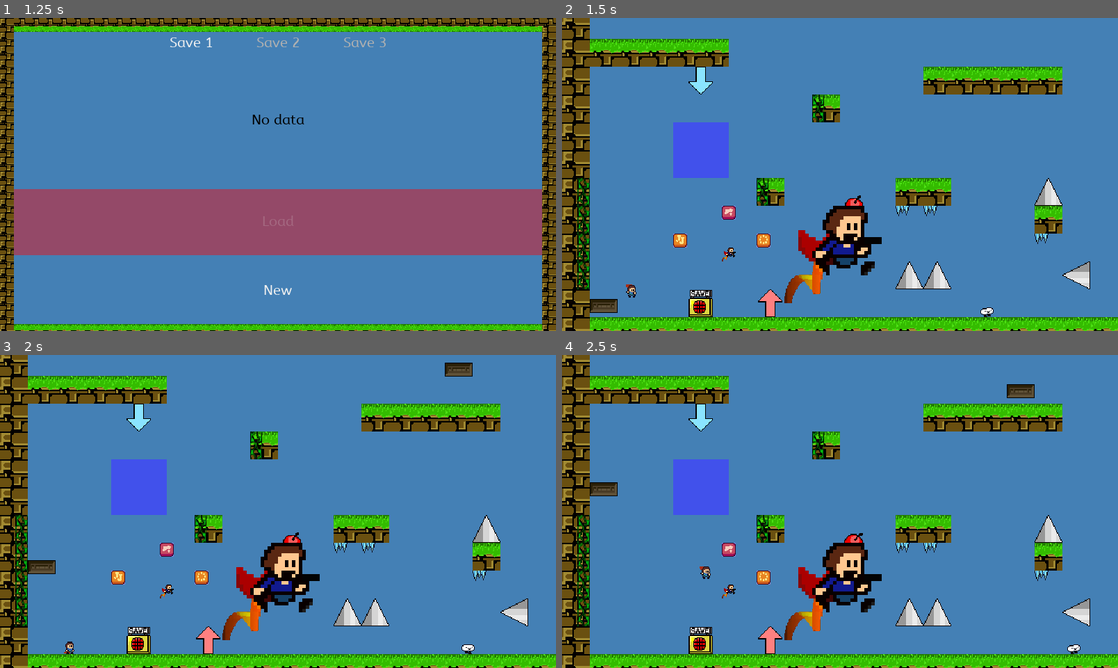
Above: before the commit, frames 1-4 (two rows, left to right).
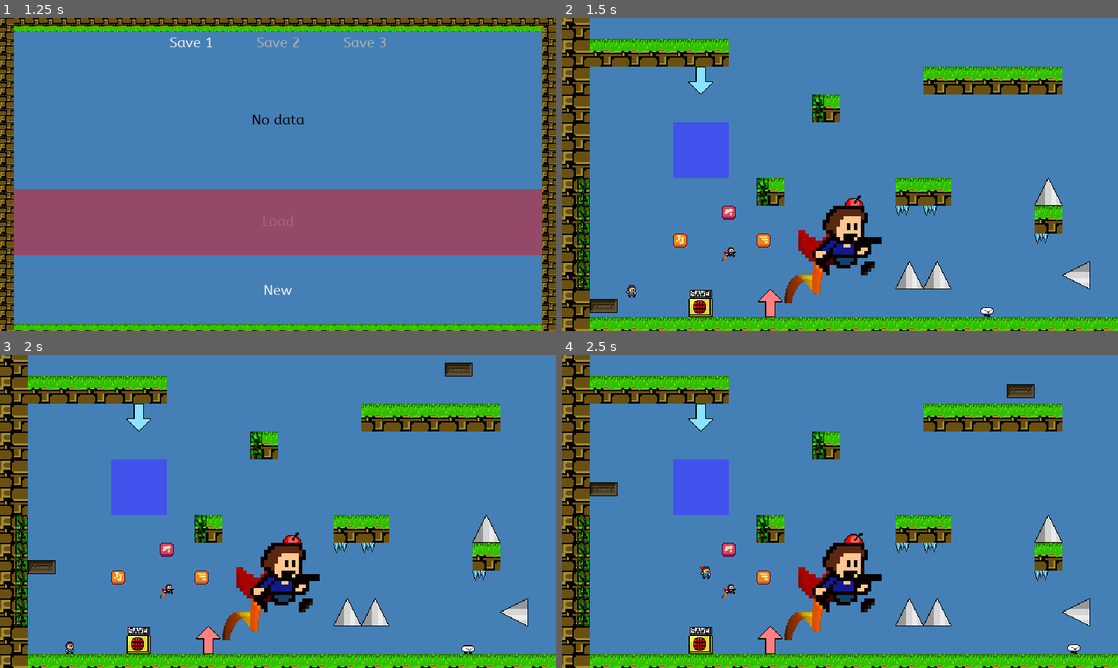
Above: after the commit, the same moments.

Repository: Smartkin/i-wanna-go-through-time-game-jam-edition
Game: Godot game, scene res://Rooms/Title.tscn
The game is run twice, just before and just after one commit, with the same random seed, the same clock (stepped at 60 frames per second) and the same inputs. Sound files missing from this copy of the repository are replaced by a short silence.
Inputs (mouse positions are in pixels of both pictures, inside the frame that each line leads up to):
- Up to frame 1 (1.25 s): click "Start Game" at 0.5 s
- Up to frame 2 (1.5 s): click "New" at 1.25 s
- Up to frame 3 (2 s): no input
- Up to frame 4 (2.5 s): tap Enter at 2 s; move the mouse to (962, 495) at 2.02 s; hold Right (right) from 2.03 s (still down); hold Shift (jump) from 2.03 s (still down); click (962, 495) at 2.17 s

Frame 1 is identical in both runs. In frame 2, less than 0.1% of the frame differs, in the area x 11-78%, y 69-96%; in frame 3, less than 0.1%, in the area x 11-86%, y 69-96%; in frame 4, less than 0.1%.

Commit message:
Have player change sprites depending on having double jump and shoot abilities

Diff:
--- a/Objects/Enemies/Goomba.tscn
+++ b/Objects/Enemies/Goomba.tscn
@@ -106,7 +106,6 @@
 position = Vector2( 8, 8 )
 frames = SubResource( 10 )
 animation = "walk"
-frame = 2
 playing = true
 
 [node name="Hitbox" type="Area2D" parent="."]
--- a/Objects/Player/Player.tscn
+++ b/Objects/Player/Player.tscn
@@ -11,6 +11,10 @@
 [ext_resource path="res://Sprites/Player/chibi_player_run.png" type="Texture" id=9]
 [ext_resource path="res://Sprites/Player/chibi_player_idle.png" type="Texture" id=10]
 [ext_resource path="res://Scripts/Player/Hurtbox.gd" type="Script" id=11]
+[ext_resource path="res://Sprites/Player/chibi_player_fall_vanilla.png" type="Texture" id=12]
+[ext_resource path="res://Sprites/Player/chibi_player_run_vanilla.png" type="Texture" id=13]
+[ext_resource path="res://Sprites/Player/chibi_player_jump_vanilla.png" type="Texture" id=14]
+[ext_resource path="res://Sprites/Player/chibi_player_idle_vanilla.png" type="Texture" id=15]
 
 [sub_resource type="AtlasTexture" id=21]
 atlas = ExtResource( 4 )
@@ -28,6 +32,14 @@
 atlas = ExtResource( 7 )
 region = Rect2( 16, 0, 16, 16 )
 
+[sub_resource type="AtlasTexture" id=69]
+atlas = ExtResource( 12 )
+region = Rect2( 0, 0, 16, 16 )
+
+[sub_resource type="AtlasTexture" id=70]
+atlas = ExtResource( 12 )
+region = Rect2( 16, 0, 16, 16 )
+
 [sub_resource type="AtlasTexture" id=23]
 atlas = ExtResource( 1 )
 region = Rect2( 0, 0, 16, 16 )
@@ -122,6 +134,54 @@
 
 [sub_resource type="AtlasTexture" id=58]
 atlas = ExtResource( 10 )
+region = Rect2( 176, 0, 16, 16 )
+
+[sub_resource type="AtlasTexture" id=71]
+atlas = ExtResource( 15 )
+region = Rect2( 0, 0, 16, 16 )
+
+[sub_resource type="AtlasTexture" id=72]
+atlas = ExtResource( 15 )
+region = Rect2( 16, 0, 16, 16 )
+
+[sub_resource type="AtlasTexture" id=73]
+atlas = ExtResource( 15 )
+region = Rect2( 32, 0, 16, 16 )
+
+[sub_resource type="AtlasTexture" id=74]
+atlas = ExtResource( 15 )
+region = Rect2( 48, 0, 16, 16 )
+
+[sub_resource type="AtlasTexture" id=75]
+atlas = ExtResource( 15 )
+region = Rect2( 64, 0, 16, 16 )
+
+[sub_resource type="AtlasTexture" id=76]
+atlas = ExtResource( 15 )
+region = Rect2( 80, 0, 16, 16 )
+
+[sub_resource type="AtlasTexture" id=77]
+atlas = ExtResource( 15 )
+region = Rect2( 96, 0, 16, 16 )
+
+[sub_resource type="AtlasTexture" id=78]
+atlas = ExtResource( 15 )
+region = Rect2( 112, 0, 16, 16 )
+
+[sub_resource type="AtlasTexture" id=79]
+atlas = ExtResource( 15 )
+region = Rect2( 128, 0, 16, 16 )
+
+[sub_resource type="AtlasTexture" id=80]
+atlas = ExtResource( 15 )
+region = Rect2( 144, 0, 16, 16 )
+
+[sub_resource type="AtlasTexture" id=81]
+atlas = ExtResource( 15 )
+region = Rect2( 160, 0, 16, 16 )
+
+[sub_resource type="AtlasTexture" id=82]
+atlas = ExtResource( 15 )
 region = Rect2( 176, 0, 16, 16 )
 
 [sub_resource type="AtlasTexture" id=35]
@@ -140,6 +200,14 @@
 atlas = ExtResource( 8 )
 region = Rect2( 16, 0, 16, 16 )
 
+[sub_resource type="AtlasTexture" id=83]
+atlas = ExtResource( 14 )
+region = Rect2( 0, 0, 16, 16 )
+
+[sub_resource type="AtlasTexture" id=84]
+atlas = ExtResource( 14 )
+region = Rect2( 16, 0, 16, 16 )
+
 [sub_resource type="AtlasTexture" id=37]
 atlas = ExtResource( 5 )
 region = Rect2( 0, 0, 16, 16 )
@@ -202,6 +270,38 @@
 
 [sub_resource type="AtlasTexture" id=68]
 atlas = ExtResource( 9 )
+region = Rect2( 112, 0, 16, 16 )
+
+[sub_resource type="AtlasTexture" id=85]
+atlas = ExtResource( 13 )
+region = Rect2( 0, 0, 16, 16 )
+
+[sub_resource type="AtlasTexture" id=86]
+atlas = ExtResource( 13 )
+region = Rect2( 16, 0, 16, 16 )
+
+[sub_resource type="AtlasTexture" id=87]
+atlas = ExtResource( 13 )
+region = Rect2( 32, 0, 16, 16 )
+
+[sub_resource type="AtlasTexture" id=88]
+atlas = ExtResource( 13 )
+region = Rect2( 48, 0, 16, 16 )
+
+[sub_resource type="AtlasTexture" id=89]
+atlas = ExtResource( 13 )
+region = Rect2( 64, 0, 16, 16 )
+
+[sub_resource type="AtlasTexture" id=90]
+atlas = ExtResource( 13 )
+region = Rect2( 80, 0, 16, 16 )
+
+[sub_resource type="AtlasTexture" id=91]
+atlas = ExtResource( 13 )
+region = Rect2( 96, 0, 16, 16 )
+
+[sub_resource type="AtlasTexture" id=92]
+atlas = ExtResource( 13 )
 region = Rect2( 112, 0, 16, 16 )
 
 [sub_resource type="AtlasTexture" id=9]
@@ -224,6 +324,11 @@
 "name": "FallGun",
 "speed": 10.0
 }, {
+"frames": [ SubResource( 69 ), SubResource( 70 ) ],
+"loop": true,
+"name": "FallNoCape",
+"speed": 10.0
+}, {
 "frames": [ SubResource( 23 ), SubResource( 24 ), SubResource( 25 ), SubResource( 26 ), SubResource( 27 ), SubResource( 28 ), SubResource( 29 ), SubResource( 30 ), SubResource( 31 ), SubResource( 32 ), SubResource( 33 ), SubResource( 34 ) ],
 "loop": true,
 "name": "Idle",
@@ -232,6 +337,11 @@
 "frames": [ SubResource( 47 ), SubResource( 48 ), SubResource( 49 ), SubResource( 50 ), SubResource( 51 ), SubResource( 52 ), SubResource( 53 ), SubResource( 54 ), SubResource( 55 ), SubResource( 56 ), SubResource( 57 ), SubResource( 58 ) ],
 "loop": true,
 "name": "IdleGun",
+"speed": 20.0
+}, {
+"frames": [ SubResource( 71 ), SubResource( 72 ), SubResource( 73 ), SubResource( 74 ), SubResource( 75 ), SubResource( 76 ), SubResource( 77 ), SubResource( 78 ), SubResource( 79 ), SubResource( 80 ), SubResource( 81 ), SubResource( 82 ) ],
+"loop": true,
+"name": "IdleNoCape",
 "speed": 20.0
 }, {
 "frames": [ SubResource( 35 ), SubResource( 36 ) ],
@@ -244,6 +354,11 @@
 "name": "JumpGun",
 "speed": 5.0
 }, {
+"frames": [ SubResource( 83 ), SubResource( 84 ) ],
+"loop": true,
+"name": "JumpNoCape",
+"speed": 10.0
+}, {
 "frames": [ SubResource( 37 ), SubResource( 38 ), SubResource( 39 ), SubResource( 40 ), SubResource( 41 ), SubResource( 42 ), SubResource( 43 ), SubResource( 44 ) ],
 "loop": true,
 "name": "Run",
@@ -252,6 +367,11 @@
 "frames": [ SubResource( 61 ), SubResource( 62 ), SubResource( 63 ), SubResource( 64 ), SubResource( 65 ), SubResource( 66 ), SubResource( 67 ), SubResource( 68 ) ],
 "loop": true,
 "name": "RunGun",
+"speed": 20.0
+}, {
+"frames": [ SubResource( 85 ), SubResource( 86 ), SubResource( 87 ), SubResource( 88 ), SubResource( 89 ), SubResource( 90 ), SubResource( 91 ), SubResource( 92 ) ],
+"loop": true,
+"name": "RunNoCape",
 "speed": 20.0
 }, {
 "frames": [ SubResource( 9 ), SubResource( 10 ) ],
@@ -282,7 +402,7 @@
 
 [node name="Sprite" type="AnimatedSprite" parent="."]
 frames = SubResource( 15 )
-animation = "RunGun"
+animation = "RunNoCape"
 
 [node name="Hitbox" type="CollisionShape2D" parent="."]
 position = Vector2( 0, 1 )
--- a/Scripts/Player/Player.gd
+++ b/Scripts/Player/Player.gd
@@ -280,6 +280,8 @@
 	queue_free() # Destroy the player
 
 func _get_animation(name: String) -> String:
+	if not WorldController.check_item(Ability.ABILITIES.SHOOT) and not WorldController.check_item(Ability.ABILITIES.DOUBLE_JUMP):
+		return name + "NoCape"
 	if not WorldController.check_item(Ability.ABILITIES.SHOOT):
 		return name
 	return name + "Gun"
@@ -503,4 +505,6 @@
 		damage(1)
 		global_position = ground_position
 		speed = Vector2.ZERO
+		if $DashTween.is_active():
+			_on_DashTween_tween_completed(null, null)
 		control_lock = CONTROLS_LOCK
--- a/TestBed.tscn
+++ b/TestBed.tscn
@@ -35,8 +35,8 @@
 
 [node name="Ability2" parent="." instance=ExtResource( 18 )]
 position = Vector2( 232, 616 )
-frame = 4
-id = 4
+frame = 2
+id = 2
 
 [node name="Ability3" parent="." instance=ExtResource( 18 )]
 position = Vector2( 192, 584 )
Not shown: 1 places in Objects/Player/Player.tscn that only renumber resources
